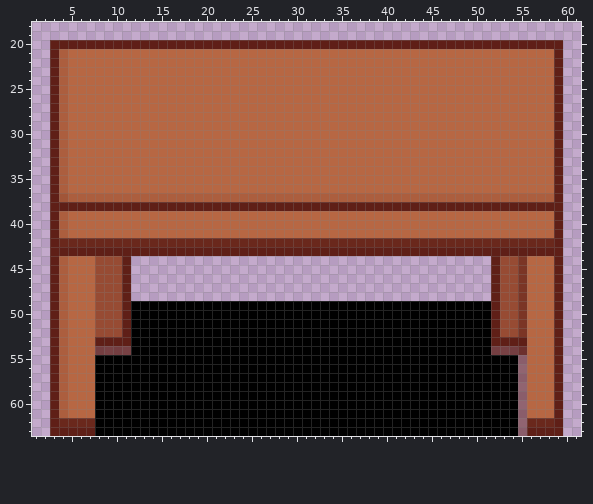
A pixel-art sprite gets an edit: src/main/resources/assets/textures/empty-desk.png. Above is the file before it was changed.
The file is 64x64 pixels. Shown: x 1..61, y 18..63.
Now the later version:
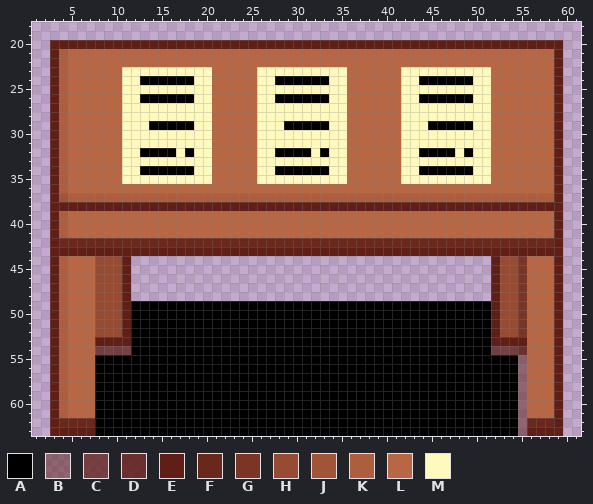
Palette (. is transparent): A #000000  B #5e1e1680  C #5e1f17c0  D #5f1f17df  E #5f1f17  F #6a281c  G #7b3525  H #974b33  J #a15538  K #ac5e3e  L #b76743  M #fff9bd
Commit: moved empty desk added paper texture to empty desk spawned entities of room 2 to debug collision size and texturing
The edit:
Colour L becomes colour A in row 24 at x 13 to 18, 28 to 33 and 44 to 49; in row 26 at x 13 to 18, 28 to 33 and 44 to 49; in row 29 at x 14 to 18, 29 to 33 and 45 to 49; in row 32 at x 13 to 16, 18, 28 to 31, 33, 44 to 47 and 49; in row 34 at x 13 to 18, 28 to 33 and 44 to 49.
Colour L becomes colour M in row 23 at x 11 to 20, 26 to 35 and 42 to 51; in row 24 at x 11 to 12, 19 to 20, 26 to 27, 34 to 35, 42 to 43 and 50 to 51; in row 25 at x 11 to 20, 26 to 35 and 42 to 51; in row 26 at x 11 to 12, 19 to 20, 26 to 27, 34 to 35, 42 to 43 and 50 to 51; in rows 27 to 28 at x 11 to 20, 26 to 35 and 42 to 51; in row 29 at x 11 to 13, 19 to 20, 26 to 28, 34 to 35, 42 to 44 and 50 to 51.
Colour L becomes colour M in rows 30 to 31 at x 11 to 20, 26 to 35 and 42 to 51; in row 32 at x 11 to 12, 17, 19 to 20, 26 to 27, 32, 34 to 35, 42 to 43, 48 and 50 to 51; in row 33 at x 11 to 20, 26 to 35 and 42 to 51; in row 34 at x 11 to 12, 19 to 20, 26 to 27, 34 to 35, 42 to 43 and 50 to 51; in row 35 at x 11 to 20, 26 to 35 and 42 to 51.
